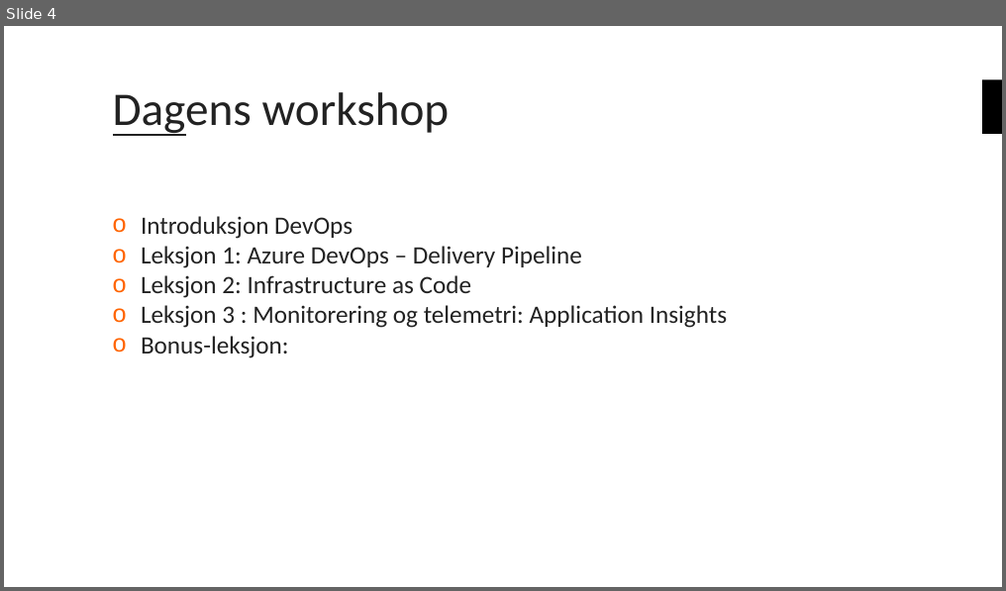
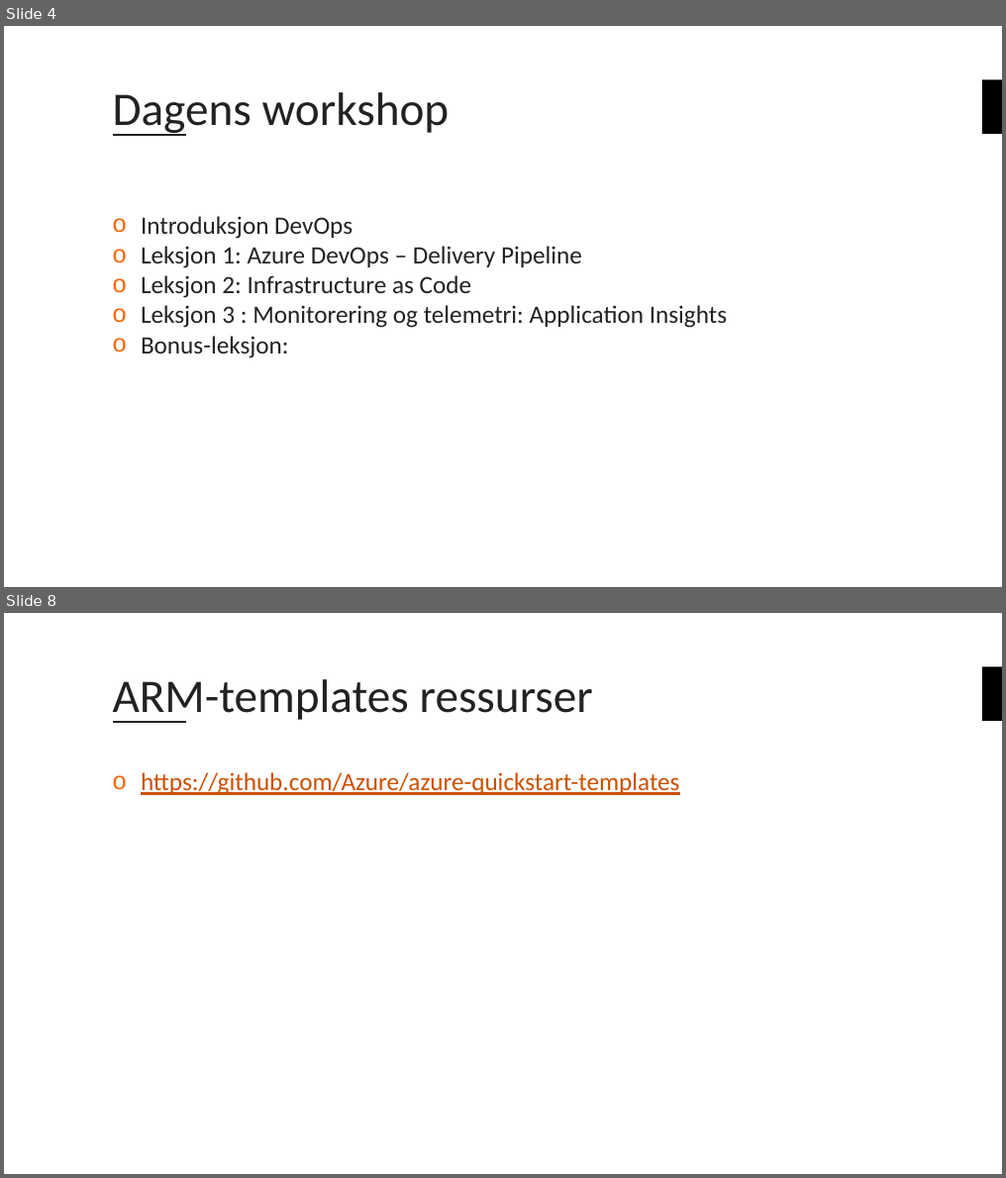
Before and after one commit to bouvet/azure-workshops, a slide deck: Workshop_2/Presentasjon/Azureskolen-Workshop#2.pptx. Shown one above the other, each under a label of ours: slide 4 before the commit, slides 4 and 8 after it; the slides between them are not shown. The pictures are 1006x591 and 1006x1178 pixels, drawn with LibreOffice and Linux fonts; fonts in the diff are those of the drawing; background and template pictures are left out. Boxes give left, top, right and bottom in pixels: in the first picture for what was removed or moved away, otherwise in the second. Text is boxed around its words. In the diff, an @@ line names an element or a change of style, - is before the commit and + after.

Commit message:
Oppdaterte presentasjon om ARM templates

```diff
--- a/Workshop_2/Presentasjon/Azureskolen-Workshop#2.pptx
+++ b/Workshop_2/Presentasjon/Azureskolen-Workshop#2.pptx
@@ slide 8 added at [4, 613, 1002, 1174], background #FFFFFF; not listed: 2 template elements that a slide beside it also shows @@
@@ title added at [113, 679, 593, 723], 45 pt, text #222222 @@
+ARM-templates ressurser
@@ text added at [141, 772, 680, 795], 24 pt, text #CD5000, underline @@
+o https://github.com/Azure/azure-quickstart-templates
```
Also in this commit, not shown: 3 other slides added, 1 other file.
